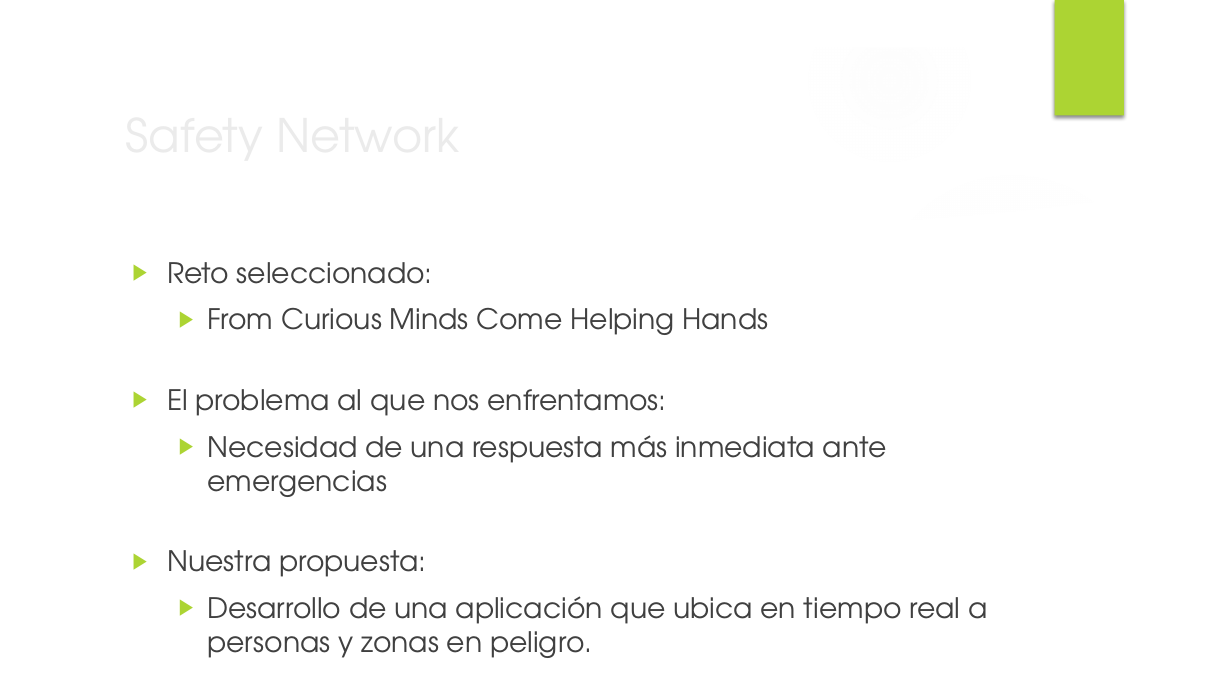
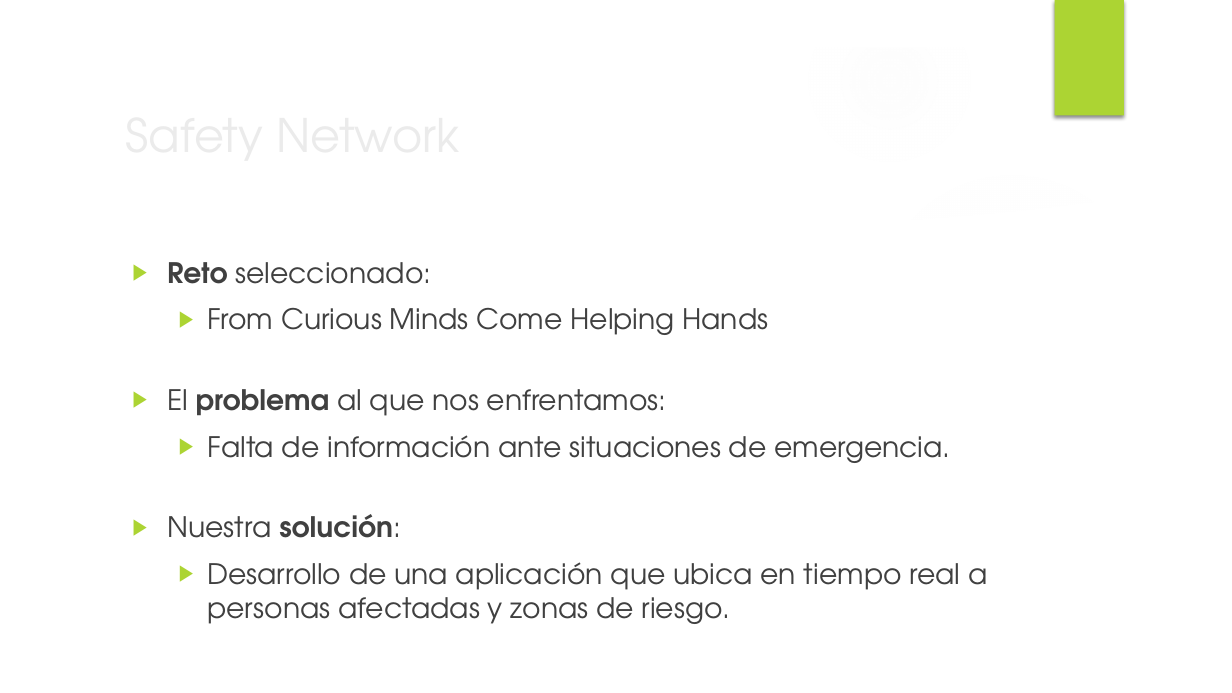
Before and after one commit to javieraviles/spaceappschallenge, a slide deck: slide 2 of Documentation/project_slide.pptx. Drawn at 1232x693 pixels with LibreOffice and Linux fonts; fonts in the diff are those of the drawing; background and template pictures are left out. Boxes give left, top, right and bottom in pixels: in the first picture for what was removed or moved away, otherwise in the second. Text is boxed around its words. In the diff, an @@ line names an element or a change of style, - is before the commit and + after.

Commit message:
updating presentation

```diff
--- a/Documentation/project_slide.pptx
+++ b/Documentation/project_slide.pptx
@@ text at [167,262,666,416]: bold on in "Reto", "problema" @@
@@ text at [167,435,987,624]: text changed @@
-  ▶ Necesidad de una respuesta más inmediata ante emergencias
-▶ Nuestra propuesta:
-  ▶ Desarrollo de una aplicación que ubica en tiempo real a personas y zonas en peligro.
+  ▶ Falta de información ante situaciones de emergencia.
+▶ Nuestra solución:
+  ▶ Desarrollo de una aplicación que ubica en tiempo real a personas afectadas y zonas de riesgo.
```
Also in this commit, not shown: 5 other slides changed.
